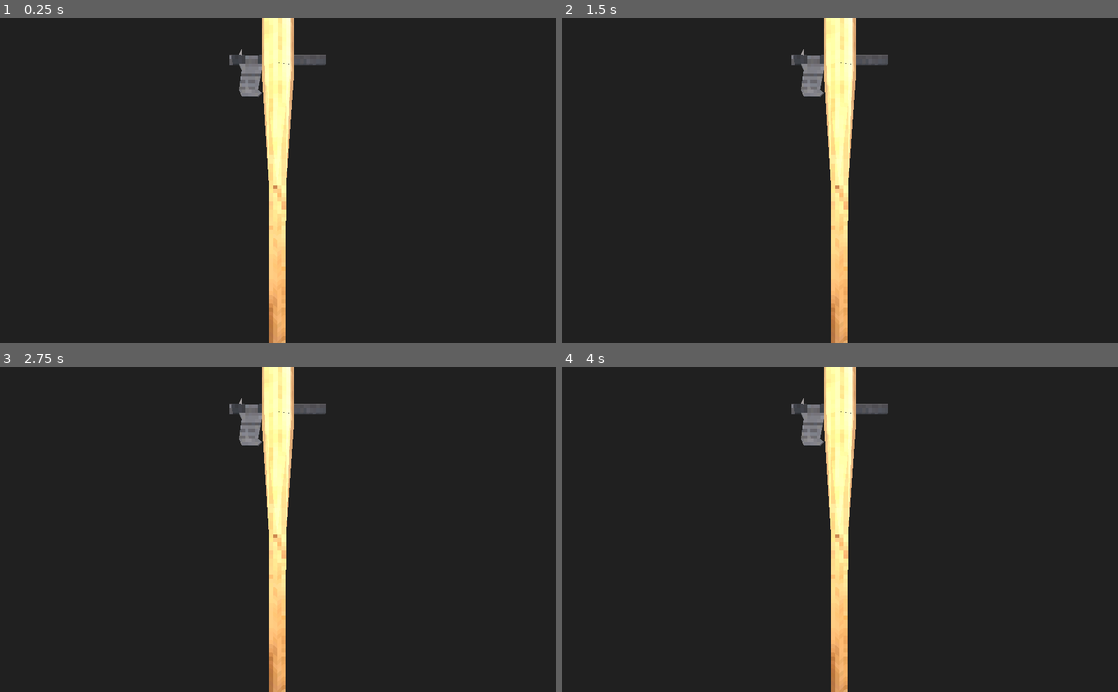
Above: before the commit, frames 1-4 (two rows, left to right).
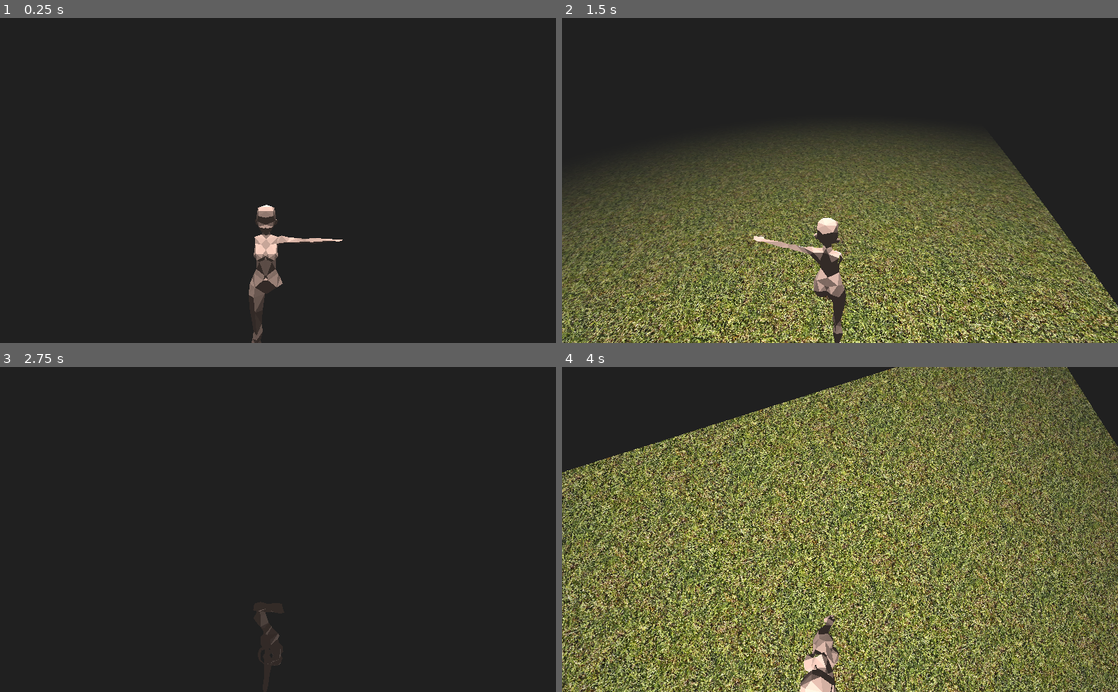
Above: after the commit, the same moments.

Repository: paperweights/z
Game: Godot game, scene res://world/world.tscn
The game is run twice, just before and just after one commit, with the same random seed, the same clock (stepped at 60 frames per second) and the same inputs.
Inputs (mouse positions are in pixels of both pictures, inside the frame that each line leads up to):
- Up to frame 1 (0.25 s): no input
- Up to frame 2 (1.5 s): tap Enter at 0.5 s; move the mouse to (962, 164) at 0.52 s; hold S (camera_backward) 0.53-1.28 s; tap Space at 1.25 s; move the mouse to (728, 196) at 1.27 s; tap W (camera_forward) at 1.35 s
- Up to frame 3 (2.75 s): tap Enter at 2 s; move the mouse to (333, 458) at 2.02 s; hold A (camera_left) from 2.03 s (still down)
- Up to frame 4 (4 s): tap Space at 2.75 s; move the mouse to (812, 594) at 2.77 s; release A (camera_left) at 2.78 s; tap D (camera_right) at 2.85 s; tap Enter at 3.5 s; move the mouse to (1006, 578) at 3.52 s; hold S (camera_backward) from 3.53 s (still down)

The runs differ from the first frame. In frame 1, 5.5% of the frame differs, in the area x 41-62%, y 0-100%; in frame 2, 54%; in frame 3, 4.8%; in frame 4, 81%, in the area x 0-100%, y 0-100%.

Commit message:
added player camera

Diff:
--- a/entity/player/player.gd
+++ b/entity/player/player.gd
@@ -1,4 +1,25 @@
 extends KinematicBody
 class_name Player
 
+const GRAVITY = Vector3.DOWN * 9.8
+const UP = Vector3.UP
+const SNAP = Vector3.DOWN
+
 var _health: Stat = Stat.new(100)
+var _velocity: Vector3
+
+
+func _physics_process(delta: float) -> void:
+	# add gravity
+	_velocity += GRAVITY * delta
+	# apply velocity
+	_velocity = move_and_slide_with_snap(_velocity, _get_snap(), UP, true)
+	# handle collisions (slides)
+	for s in get_slide_count():
+		var collision = get_slide_collision(s)
+		var dot = collision.normal.dot(UP)
+	return
+
+
+func _get_snap() -> Vector3:
+	return SNAP if is_on_floor() else Vector3.ZERO
--- a/entity/player/player.tscn
+++ b/entity/player/player.tscn
@@ -1,39 +1,17 @@
-[gd_scene load_steps=3 format=2]
+[gd_scene load_steps=4 format=2]
 
-[ext_resource path="res://entity/player/player.glb" type="PackedScene" id=1]
-[ext_resource path="res://entity/player/player.material" type="Material" id=2]
+[ext_resource path="res://entity/player/player_mesh.tscn" type="PackedScene" id=1]
+[ext_resource path="res://entity/player/player.gd" type="Script" id=2]
 
-[node name="player" instance=ExtResource( 1 )]
+[sub_resource type="CapsuleShape" id=1]
+radius = 0.15
+height = 1.30281
 
-[node name="RightUpperLeg" parent="." index="0"]
-material/0 = ExtResource( 2 )
+[node name="Player" type="KinematicBody"]
+script = ExtResource( 2 )
 
-[node name="RightLowerLeg" parent="." index="1"]
-material/0 = ExtResource( 2 )
+[node name="Mesh" parent="." instance=ExtResource( 1 )]
 
-[node name="RightFoot" parent="." index="2"]
-material/0 = ExtResource( 2 )
-
-[node name="Thorax" parent="." index="3"]
-material/0 = ExtResource( 2 )
-
-[node name="Booba001" parent="." index="4"]
-material/0 = ExtResource( 2 )
-
-[node name="RightUpperArm" parent="." index="5"]
-material/0 = ExtResource( 2 )
-
-[node name="Neck" parent="." index="6"]
-material/0 = ExtResource( 2 )
-
-[node name="Hips001" parent="." index="7"]
-material/0 = ExtResource( 2 )
-
-[node name="LowerArm" parent="." index="8"]
-material/0 = ExtResource( 2 )
-
-[node name="Head" parent="." index="9"]
-material/0 = ExtResource( 2 )
-
-[node name="RightHand" parent="." index="10"]
-material/0 = ExtResource( 2 )
+[node name="CollisionShape" type="CollisionShape" parent="."]
+transform = Transform( 1, 0, 0, 0, -4.37114e-08, -1, 0, 1, -4.37114e-08, 0, -0.01, 0 )
+shape = SubResource( 1 )
--- /dev/null
+++ b/entity/player/player_camera.gd
@@ -0,0 +1,52 @@
+extends Camera
+
+export(NodePath) var _target_node
+export(Vector3) var _offset
+
+var _mouse_motion: Vector2
+var _active: bool
+
+onready var _target: Spatial = get_node(_target_node)
+
+
+func _ready() -> void:
+	set_active(true)
+	return
+
+
+func _input(event) -> void:
+	# active toggle
+	if event is InputEventKey and event.is_pressed() and event.scancode == KEY_ESCAPE:
+		toggle_active()
+	# skip if inactive
+	if !_active:
+		return
+	# mouse movement
+	if event is InputEventMouseMotion:
+		_mouse_motion -= event.relative  # accumulate mouse motion
+	return
+
+
+func _process(delta: float) -> void:
+	# rotate
+	rotate_y(_mouse_motion.x * delta)
+	rotate_object_local(Vector3.RIGHT, _mouse_motion.y * delta)
+	var clamped_rotation = rotation_degrees
+	clamped_rotation.x = clamp(clamped_rotation.x, -80, 80)
+	rotation_degrees = clamped_rotation
+	_mouse_motion = Vector2.ZERO  # reset mouse motion
+	# translate
+	var basis = transform.basis
+	var offset = basis.x * _offset.x + basis.y * _offset.y + basis.z * _offset.z
+	transform.origin = _target.transform.origin + offset
+	return
+
+
+func set_active(active: bool) -> void:
+	_active = active
+	Input.set_mouse_mode(Input.MOUSE_MODE_CAPTURED if _active else Input.MOUSE_MODE_VISIBLE)
+
+
+func toggle_active() -> void:
+	_active = !_active
+	Input.set_mouse_mode(Input.MOUSE_MODE_CAPTURED if _active else Input.MOUSE_MODE_VISIBLE)
--- /dev/null
+++ b/entity/player/player_camera.tscn
@@ -0,0 +1,10 @@
+[gd_scene load_steps=3 format=2]
+
+[ext_resource path="res://entity/player/player_camera.gd" type="Script" id=1]
+[ext_resource path="res://world/environment.tres" type="Environment" id=2]
+
+[node name="PlayerCamera" type="Camera"]
+environment = ExtResource( 2 )
+current = true
+script = ExtResource( 1 )
+_target_node = NodePath("../Player")
--- /dev/null
+++ b/entity/player/player_mesh.tscn
@@ -0,0 +1,39 @@
+[gd_scene load_steps=3 format=2]
+
+[ext_resource path="res://entity/player/player.glb" type="PackedScene" id=1]
+[ext_resource path="res://entity/player/player.material" type="Material" id=2]
+
+[node name="Mesh" instance=ExtResource( 1 )]
+
+[node name="RightUpperLeg" parent="." index="0"]
+material/0 = ExtResource( 2 )
+
+[node name="RightLowerLeg" parent="." index="1"]
+material/0 = ExtResource( 2 )
+
+[node name="RightFoot" parent="." index="2"]
+material/0 = ExtResource( 2 )
+
+[node name="Thorax" parent="." index="3"]
+material/0 = ExtResource( 2 )
+
+[node name="Booba001" parent="." index="4"]
+material/0 = ExtResource( 2 )
+
+[node name="RightUpperArm" parent="." index="5"]
+material/0 = ExtResource( 2 )
+
+[node name="Neck" parent="." index="6"]
+material/0 = ExtResource( 2 )
+
+[node name="Hips001" parent="." index="7"]
+material/0 = ExtResource( 2 )
+
+[node name="LowerArm" parent="." index="8"]
+material/0 = ExtResource( 2 )
+
+[node name="Head" parent="." index="9"]
+material/0 = ExtResource( 2 )
+
+[node name="RightHand" parent="." index="10"]
+material/0 = ExtResource( 2 )
--- a/floor/floor.gd
+++ b/floor/floor.gd
@@ -4,6 +4,8 @@
 const CS1 = CHUNK_SIZE + 1
 const TILE_SIZE: float = 2.0
 const MATERIAL = preload("res://floor/floor2.material")
+
+export(float) var _collision_margin = .15
 
 onready var _mesh = $Mesh
 onready var _collision = $CollisionShape
@@ -66,6 +68,7 @@
 	height_map_shape.map_width = CS1
 	height_map_shape.map_depth = CS1
 	height_map_shape.map_data = data
+	height_map_shape.margin = _collision_margin
 	_collision.shape = height_map_shape
 	return
 
--- /dev/null
+++ b/world/debug_camera.tscn
@@ -0,0 +1,9 @@
+[gd_scene load_steps=3 format=2]
+
+[ext_resource path="res://world/environment.tres" type="Environment" id=1]
+[ext_resource path="res://world/debug_camera.gd" type="Script" id=2]
+
+[node name="DebugCamera" type="Camera"]
+transform = Transform( 1, 0, 0, 0, 1, 0, 0, 0, 1, 0, 0, 0.568586 )
+environment = ExtResource( 1 )
+script = ExtResource( 2 )
--- a/world/environment.tres
+++ b/world/environment.tres
@@ -3,6 +3,8 @@
 [resource]
 background_mode = 1
 background_color = Color( 0.12549, 0.12549, 0.12549, 1 )
+ambient_light_color = Color( 1, 1, 1, 1 )
+ambient_light_energy = 0.2
 fog_enabled = true
 fog_color = Color( 0.12549, 0.12549, 0.12549, 1 )
 fog_depth_begin = 1.0
--- a/world/world.tscn
+++ b/world/world.tscn
@@ -1,12 +1,14 @@
-[gd_scene load_steps=7 format=2]
+[gd_scene load_steps=8 format=2]
 
 [ext_resource path="res://weapons/bat/baseball_bat.tscn" type="PackedScene" id=1]
-[ext_resource path="res://world/environment.tres" type="Environment" id=2]
+[ext_resource path="res://entity/player/player_camera.tscn" type="PackedScene" id=2]
 [ext_resource path="res://weapons/vp9/vp9.tscn" type="PackedScene" id=3]
-[ext_resource path="res://floor/floor.gd" type="Script" id=4]
-[ext_resource path="res://world/debug_camera.gd" type="Script" id=5]
+[ext_resource path="res://entity/player/Player.tscn" type="PackedScene" id=4]
+[ext_resource path="res://floor/floor.gd" type="Script" id=6]
 
-[sub_resource type="BoxShape" id=1]
+[sub_resource type="CubeMesh" id=1]
+
+[sub_resource type="BoxShape" id=2]
 
 [node name="World" type="Spatial"]
 
@@ -16,22 +18,30 @@
 [node name="baseball_bat" parent="." instance=ExtResource( 1 )]
 transform = Transform( 0.000783974, -0.999999, -0.000408298, 0.999999, 0.000783564, 0.00101243, -0.00101211, -0.000409083, 1, 0, 0, 0 )
 
+[node name="Player" parent="." instance=ExtResource( 4 )]
+transform = Transform( 1, 0, 0, 0, 1, 0, 0, 0, 1, 3, 6, 5 )
+
+[node name="PlayerCamera" parent="." instance=ExtResource( 2 )]
+_offset = Vector3( 0.1, 1, 2 )
+
 [node name="DirectionalLight" type="DirectionalLight" parent="."]
-transform = Transform( 1, 0, 0, 0, 0.924759, 0.380554, 0, -0.380554, 0.924759, 0, 10, 0 )
-
-[node name="Camera" type="Camera" parent="."]
-transform = Transform( 1, 0, 0, 0, 1, 0, 0, 0, 1, 0, 0, 0.568586 )
-environment = ExtResource( 2 )
-current = true
-script = ExtResource( 5 )
-
-[node name="CollisionShape" type="CollisionShape" parent="."]
-shape = SubResource( 1 )
+transform = Transform( 1, 0, 0, 0, 0.173648, 0.984808, 0, -0.984808, 0.173648, 0, 10, 0 )
 
 [node name="Floor" type="StaticBody" parent="."]
-script = ExtResource( 4 )
+script = ExtResource( 6 )
 
 [node name="Mesh" type="MeshInstance" parent="Floor"]
 skeleton = NodePath("../..")
 
 [node name="CollisionShape" type="CollisionShape" parent="Floor"]
+
+[node name="StaticBody" type="StaticBody" parent="."]
+transform = Transform( 1, 0, 0, 0, 1, 0, 0, 0, 1, 3, 0, -9 )
+
+[node name="MeshInstance" type="MeshInstance" parent="StaticBody"]
+transform = Transform( 1, 0, 0, 0, -4.37114e-08, 1, 0, -1, -4.37114e-08, 0, 0, 0 )
+mesh = SubResource( 1 )
+material/0 = null
+
+[node name="CollisionShape" type="CollisionShape" parent="StaticBody"]
+shape = SubResource( 2 )
